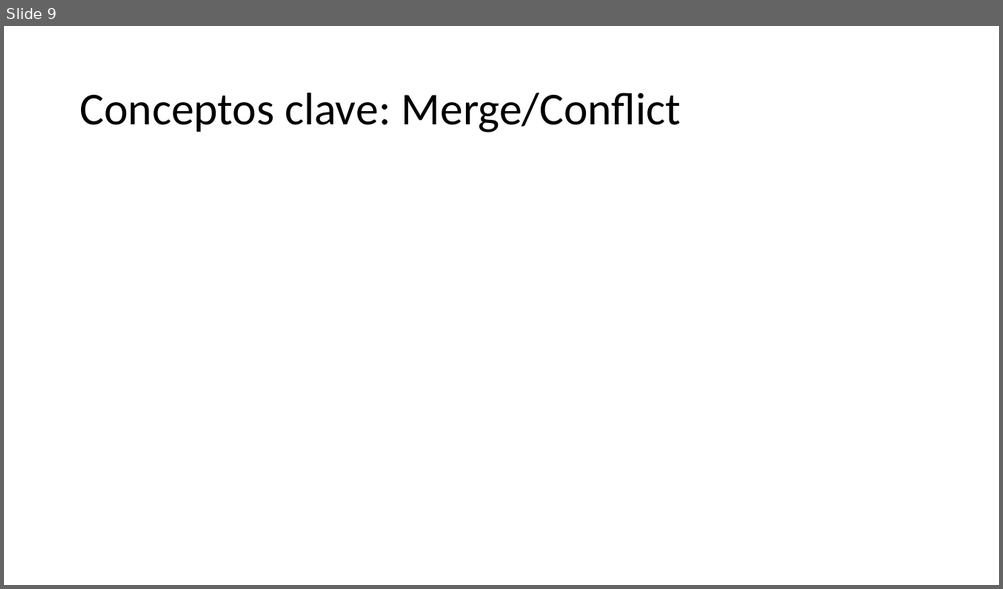
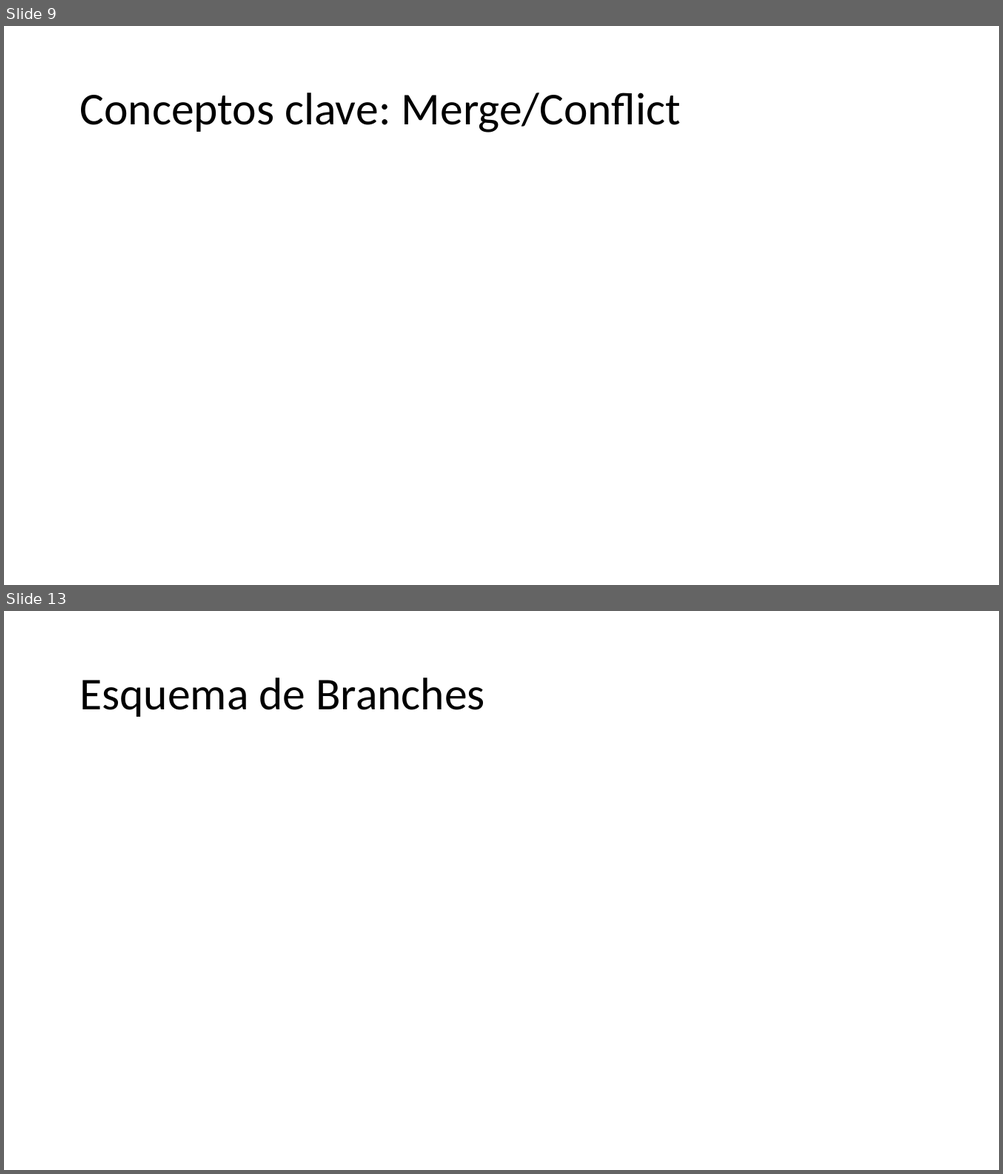
Before and after one commit to Shisah/GitGud2, a slide deck: Presentation/Git Gud 2.pptx. Shown one above the other, each under a label of ours: slide 9 before the commit, slides 9 and 13 after it; the slides between them are not shown. The pictures are 1003x589 and 1003x1174 pixels, drawn with LibreOffice and Linux fonts; fonts in the diff are those of the drawing. Boxes give left, top, right and bottom in pixels: in the first picture for what was removed or moved away, otherwise in the second. Text is boxed around its words. In the diff, an @@ line names an element or a change of style, - is before the commit and + after.

```diff
--- a/Presentation/Git Gud 2.pptx
+++ b/Presentation/Git Gud 2.pptx
@@ slide 13 added at [4, 611, 999, 1170], background #FFFFFF @@
@@ title added at [79, 678, 485, 717], 44 pt, text #000000 @@
+Esquema de Branches
```
Also in this commit, not shown: 1 slide changed, 8 other slides added.
